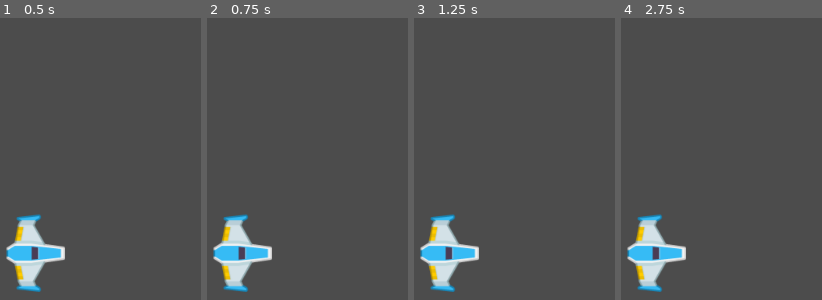
Above: before the commit, frames 1-4 (left to right).
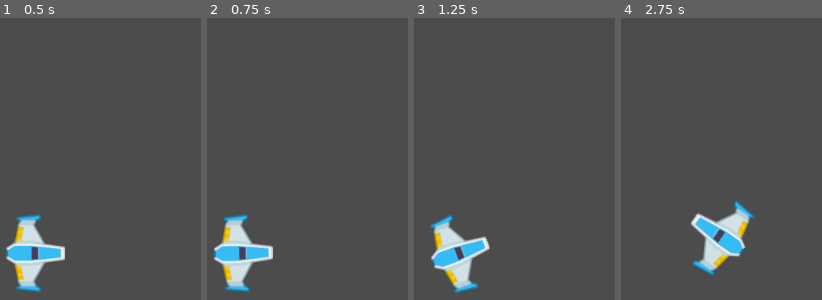
Above: after the commit, the same moments.

Repository: cgrooves/azteroids
Game: Godot game, scene res://scenes/MainGame.tscn
Two runs of this game, one before a commit and one after it. Both use one fixed random seed, a clock stepped at 60 frames per second and the inputs below. Before the commit the project starts from res://scenes/World.tscn.
Inputs:
- Up to frame 1 (0.5 s): no input
- Up to frame 2 (0.75 s): tap Enter at 0.5 s; hold Up (ui_up) from 0.53 s (still down); hold Left (booster_port) from 0.53 s (still down)
- Up to frame 3 (1.25 s): keep holding Up (ui_up); keep holding Left (booster_port); tap Right (booster_stbd) at 0.8 s
- Up to frame 4 (2.75 s): release Up (ui_up) at 1.28 s; release Left (booster_port) at 1.28 s; tap Right (booster_stbd) at 1.35, 2.3 s; tap Left (booster_port) at 1.55 s; hold Up (ui_up) from 2.03 s (still down); hold Left (booster_port) from 2.03 s (still down)

Frame 1 is identical in both runs. In frame 2, 0.9% of the frame differs, in the area x 2-33%, y 70-98%; in frame 3, 4.8%; in frame 4, 8.1%, in the area x 2-67%, y 64-98%.

Commit message:
Create a satisfactory first pass at ship movement

Diff:
--- a/project.godot
+++ b/project.godot
@@ -17,7 +17,7 @@
 
 config/name="Azturdoids"
 config/description="An asteroids clone."
-run/main_scene="res://scenes/World.tscn"
+run/main_scene="res://scenes/MainGame.tscn"
 
 [input]
 
@@ -29,6 +29,11 @@
 booster_port={
 "deadzone": 0.5,
 "events": [ Object(InputEventKey,"resource_local_to_scene":false,"resource_name":"","device":0,"alt":false,"shift":false,"control":false,"meta":false,"command":false,"pressed":false,"scancode":16777231,"unicode":0,"echo":false,"script":null)
+ ]
+}
+booster_forward={
+"deadzone": 0.5,
+"events": [ Object(InputEventKey,"resource_local_to_scene":false,"resource_name":"","device":0,"alt":false,"shift":false,"control":false,"meta":false,"command":false,"pressed":false,"scancode":16777232,"unicode":0,"echo":false,"script":null)
  ]
 }
 
--- a/scenes/Character.gd
+++ b/scenes/Character.gd
@@ -1,38 +1,38 @@
 extends RigidBody2D
 
 # Script variables
-export (int) var booster_thrust
+export (int) var thrust_mag
+export (int) var torque_mag
 
 # Member variables
-var left_thrust = 0.0
-var right_thrust = 0.0
-var forward_thrust = 0.0
+var rotation_direction = 0.0
+var thrust = Vector2(0,0)
 
 # Called when the node enters the scene tree for the first time.
 func _ready():
-	pass # Replace with function body.
-
+	pass
 
 # Called every frame. 'delta' is the elapsed time since the previous frame.
 func _process(delta):
 	# Handle the booster limits
-	pass
+	get_input()
 
-func _unhandled_key_input(event):
+func get_input():
 
-	if event.is_action("booster_port"):
-		left_thrust += booster_thrust
-		print("left press")
+	# Handle forward thrust
+	if Input.is_action_pressed("booster_forward"):
+		thrust = Vector2(thrust_mag, 0)
+	else:
+		thrust = Vector2()
 
-	if event.is_action("booster_stbd"):
-		right_thrust += booster_thrust
-		print("right press")
+	# Handle rotations
+	rotation_direction = 0.0
+	if Input.is_action_pressed("booster_port"):
+		rotation_direction -= 1
+	if Input.is_action_pressed("booster_stbd"):
+		rotation_direction += 1
 
-	if event.is_action("ui_up"):
-		forward_thrust += booster_thrust
-		print("up press")
-	else:
-		forward_thrust = 0
 
 func _physics_process(delta):
-	apply_central_impulse(Vector2(forward_thrust, self.rotation))
+	add_central_force(thrust.rotated(self.rotation))
+	add_torque(rotation_direction * torque_mag)
--- a/scenes/Character.tscn
+++ b/scenes/Character.tscn
@@ -7,7 +7,11 @@
 radius = 35.2996
 
 [node name="Character" type="RigidBody2D"]
+linear_damp = 50.0
+angular_damp = 30.0
 script = ExtResource( 2 )
+thrust_mag = 50
+torque_mag = 1000
 
 [node name="CollisionShape2D" type="CollisionShape2D" parent="."]
 shape = SubResource( 1 )
--- /dev/null
+++ b/scenes/MainGame.tscn
@@ -0,0 +1,7 @@
+[gd_scene load_steps=2 format=2]
+
+[ext_resource path="res://scenes/World.tscn" type="PackedScene" id=1]
+
+[node name="MainGame" type="Node"]
+
+[node name="World" parent="." instance=ExtResource( 1 )]
--- a/scenes/World.tscn
+++ b/scenes/World.tscn
@@ -6,4 +6,3 @@
 
 [node name="Character" parent="." instance=ExtResource( 1 )]
 position = Vector2( 126.665, 301.602 )
-booster_thrust = 10
